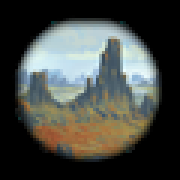
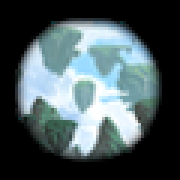
Layer changes from the first w=180, h=180 image to the second:
added layer "Layer 44" above "Layer 43" over bbox(15, 18, 162, 162)
added layer "Layer 43" above "Layer 42" over bbox(15, 18, 162, 162)
